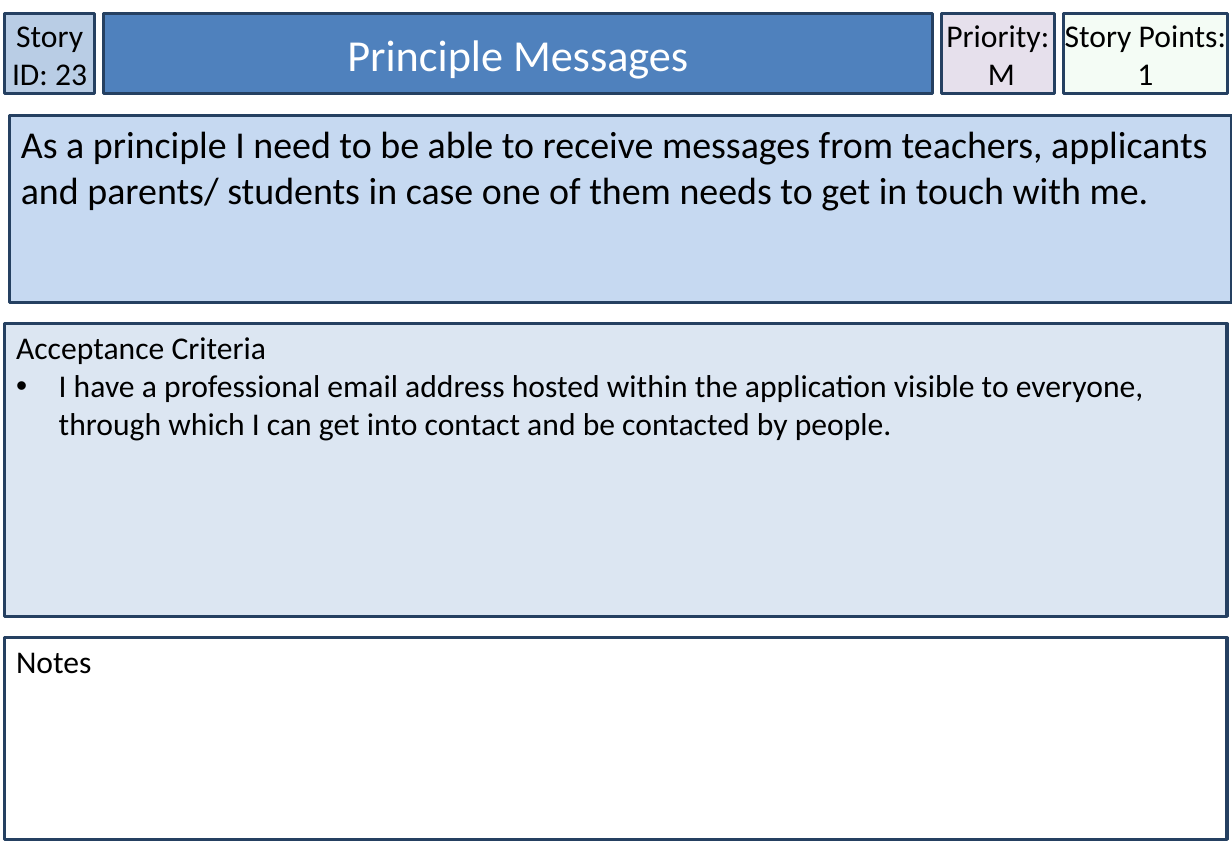
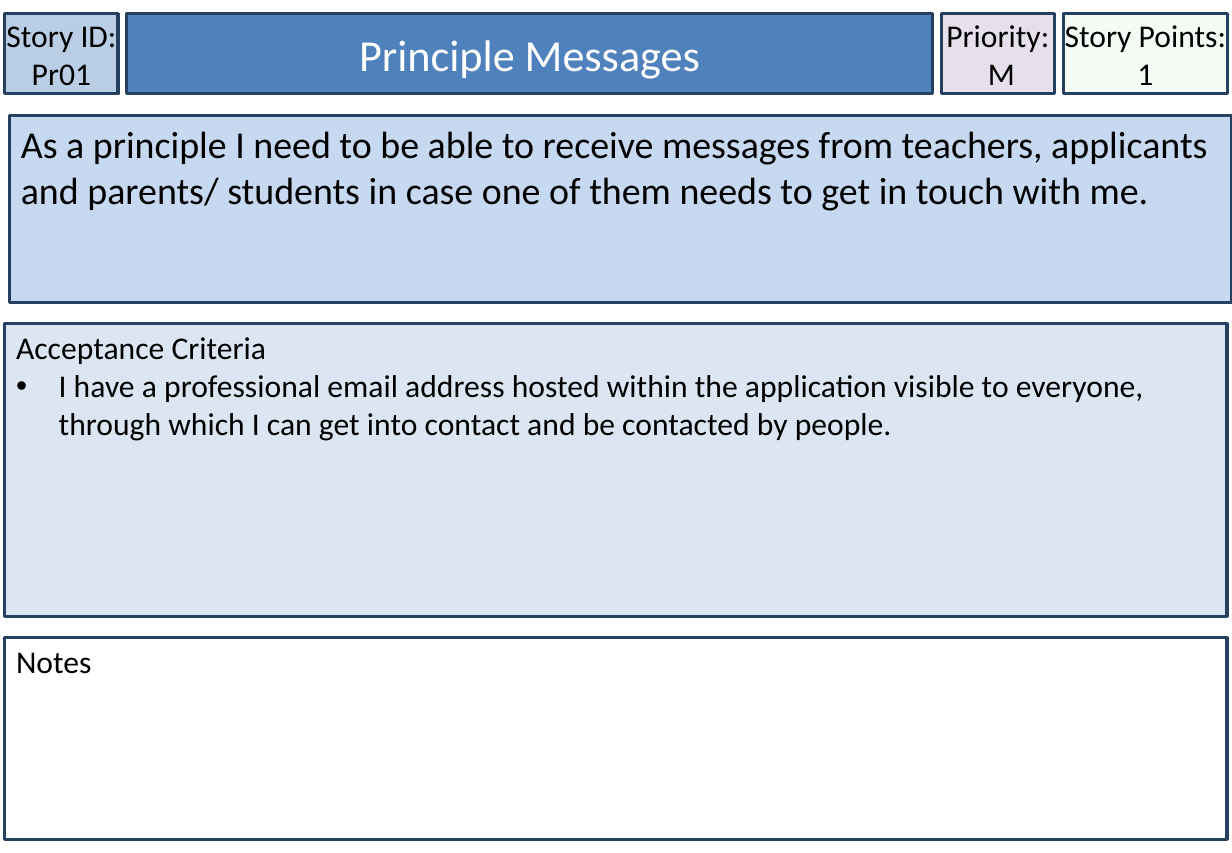
Before and after one commit to MichaelDevenish/IFB299MusicSchool, a slide deck: slide 27 of Documentation/Accpetance Criteria & User Stories/User Stories Final Format.pptx. Drawn at 1232x853 pixels with LibreOffice and Linux fonts; fonts in the diff are those of the drawing. Boxes give left, top, right and bottom in pixels: in the first picture for what was removed or moved away, otherwise in the second. Text is boxed around its words. In the diff, an @@ line names an element or a change of style, - is before the commit and + after.

```diff
--- a/Documentation/Accpetance Criteria & User Stories/User Stories Final Format.pptx
+++ b/Documentation/Accpetance Criteria & User Stories/User Stories Final Format.pptx
@@ rectangle "Story ID: Pr01": place and size @@
-rectangle "Story ID: Pr01" at [5,14,94,94]
+rectangle "Story ID: Pr01" at [5,14,117,94]
@@ text in rectangle at [6,20,117,93]: text changed @@
-Story ID: 23
+Story ID: Pr01
@@ rectangle "Principle Messages": place and size @@
-rectangle "Principle Messages" at [104,14,933,94]
+rectangle "Principle Messages" at [127,14,933,94]
```
Also in this commit, not shown: 32 other slides changed.
